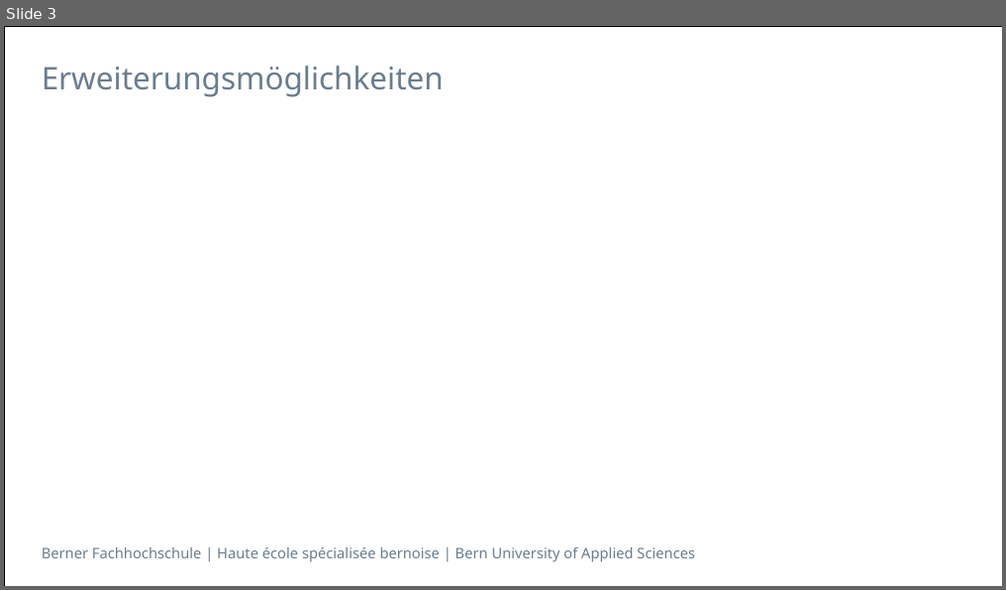
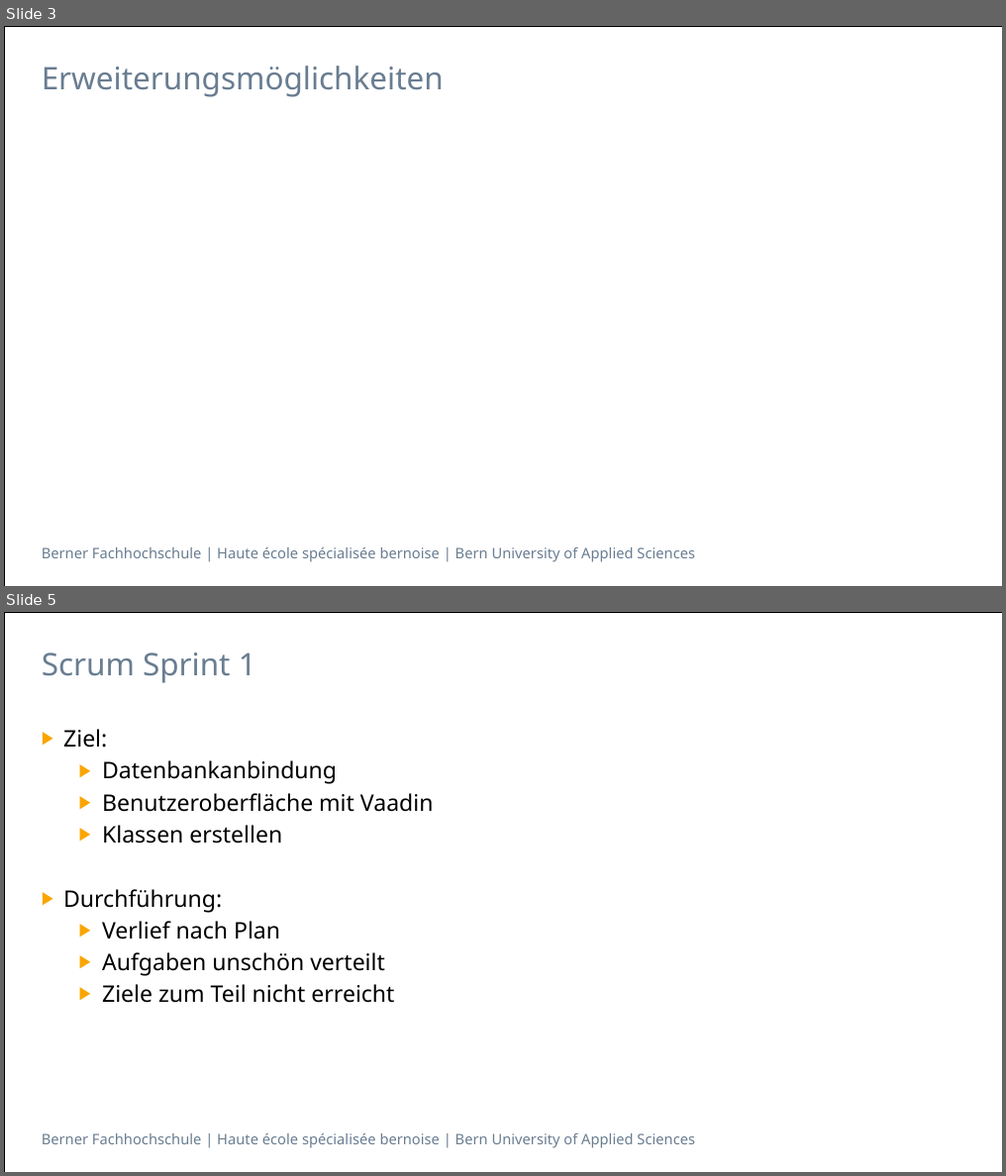
Before and after one commit to sevib1/ch.bfh.btx8081.w2016.blue, a slide deck: doc/CS1/Task14/Final_Presentation_CS1_Task_14_Blau.pptx. Shown one above the other, each under a label of ours: slide 3 before the commit, slides 3 and 5 after it; the slides between them are not shown. The pictures are 1006x590 and 1006x1176 pixels, drawn with LibreOffice and Linux fonts; fonts in the diff are those of the drawing. Boxes give left, top, right and bottom in pixels: in the first picture for what was removed or moved away, otherwise in the second. Text is boxed around its words. In the diff, an @@ line names an element or a change of style, - is before the commit and + after.

```diff
--- a/doc/CS1/Task14/Final_Presentation_CS1_Task_14_Blau.pptx
+++ b/doc/CS1/Task14/Final_Presentation_CS1_Task_14_Blau.pptx
@@ slide 5 added at (4, 612, 1002, 1172), background #FFFFFF; not listed: 2 template elements that a slide beside it also shows @@
@@ title added at (42, 653, 256, 683), 30 pt, text #697D91 @@
+Scrum Sprint 1
@@ text added at (63, 729, 434, 1003), 22 pt, text #000000 @@
+▶ Ziel:
+  ▶ Datenbankanbindung
+  ▶ Benutzeroberfläche mit Vaadin
+  ▶ Klassen erstellen
+▶ Durchführung:
+  ▶ Verlief nach Plan
+  ▶ Aufgaben unschön verteilt
+  ▶ Ziele zum Teil nicht erreicht
```
Also in this commit, not shown: 4 other slides added.
